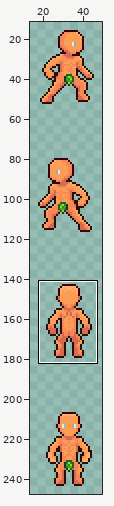
Pixel-art file: Assets/Main/Art/Player/123.aseprite. The first picture is a wide view before the edit; the outline marks the close-up.
Close-up. Before the commit:
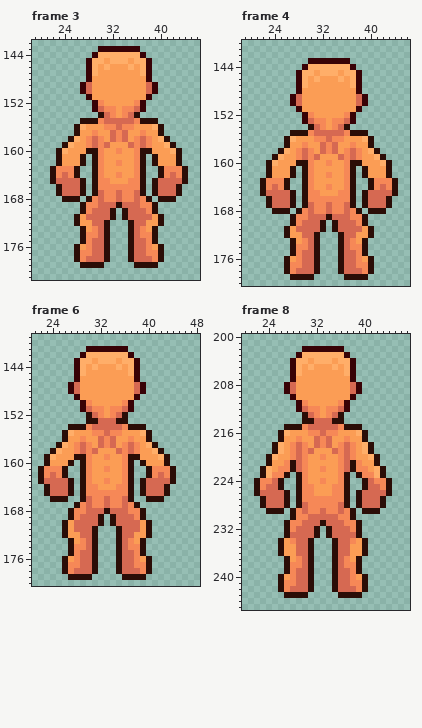
64x256 pixels, 10 frames. Shown: frame 3: x 19..46, y 142..181; frame 4: x 19..46, y 140..180; frame 6: x 21..48, y 139..180; frame 8: x 20..47, y 200..245. The wide view leaves out empty margins. The commit also changed other frames or places, which this record leaves out.
The same view after the edit:
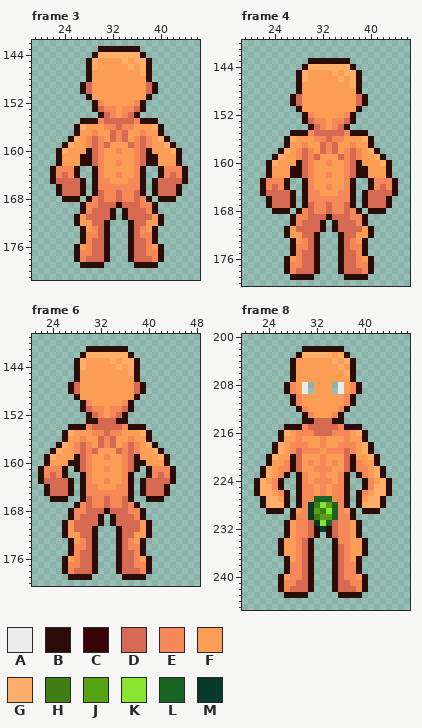
Palette (. is transparent): A #ebebeb  B #2b0d07  C #380206  D #d66952  E #f68857  F #fb9d55  G #ffae69  H #3f7f11  J #57a114  K #89e532  L #196323  M #063a2b
Difference:
Changed rows in their new state; - is an unchanged pixel.
Frame 3, layer "Body":
first column x 27:
143 ---BBBBBBB---
144 --B-------B--
145 -B-F-FF----B-
146 -B--F------B-
147 -BF--------B-
148 -B---------B-
149 B-----------B
150 B-----------B
151 -B---------B-
152 --B-------B--
153 --B-------B--
first column x 28:
160 -D-------D-
161 BD-------DB
162 BD-------DB
Frame 4, layer "Body": the same change as frame 3
Frame 6, layer "Body":
first column x 27:
141 ---BBBBBBB---
142 --B-------B--
143 -B-F-FF----B-
144 -B--F------B-
145 -BF--------B-
146 -B---------B-
147 B-----------B
148 B-----------B
149 -B---------B-
150 --B-------B--
151 --B-------B--
first column x 28:
159 -D-------D-
160 BD-------DB
161 BD-------DB
Frame 8, layer "Body":
first column x 23:
202 -------BBBBBBB-------
203 ------B-----F-B------
204 -----BFF-FFFGF-B-----
205 -----BF-F---FGFB-----
206 -----BF--------B-----
207 -----B---------B-----
208 ----BE-A.---.A-EB----
209 ----BE-A.---.A-EB----
210 -----BE-------EB-----
211 -----BEF-----FEB-----
212 ------BEFF-FFEB------
213 --------EF-FE--------
216 ------EE-D-D-EE------
217 ---------F-F---------
218 ------E--F-F--E------
219 --------EE-EE--------
220 -----B-F-----F-B-----
221 -------FE-E-EF-------
222 -------F-E-E-F-------
223 --F-------E-------F--
224 GFE------E-E------EFG
225 GGE-------E-------EGG
226 GGFE------E------EFGG
227 -GGF-----LLL-----FGG-
228 -GGG---EMHKJLE---GGG-
229 ------FEMJHKLEF------
230 --------MHJJL--------
231 -----F-E-MKL-E-F-----
232 -----FEE--M--EEF-----
233 -----FEE-----EEF-----
234 -----FE------EEF-----
235 ------E-------E------
236 ------E-------E------
239 ------E-------E------
240 ------E-------E------
